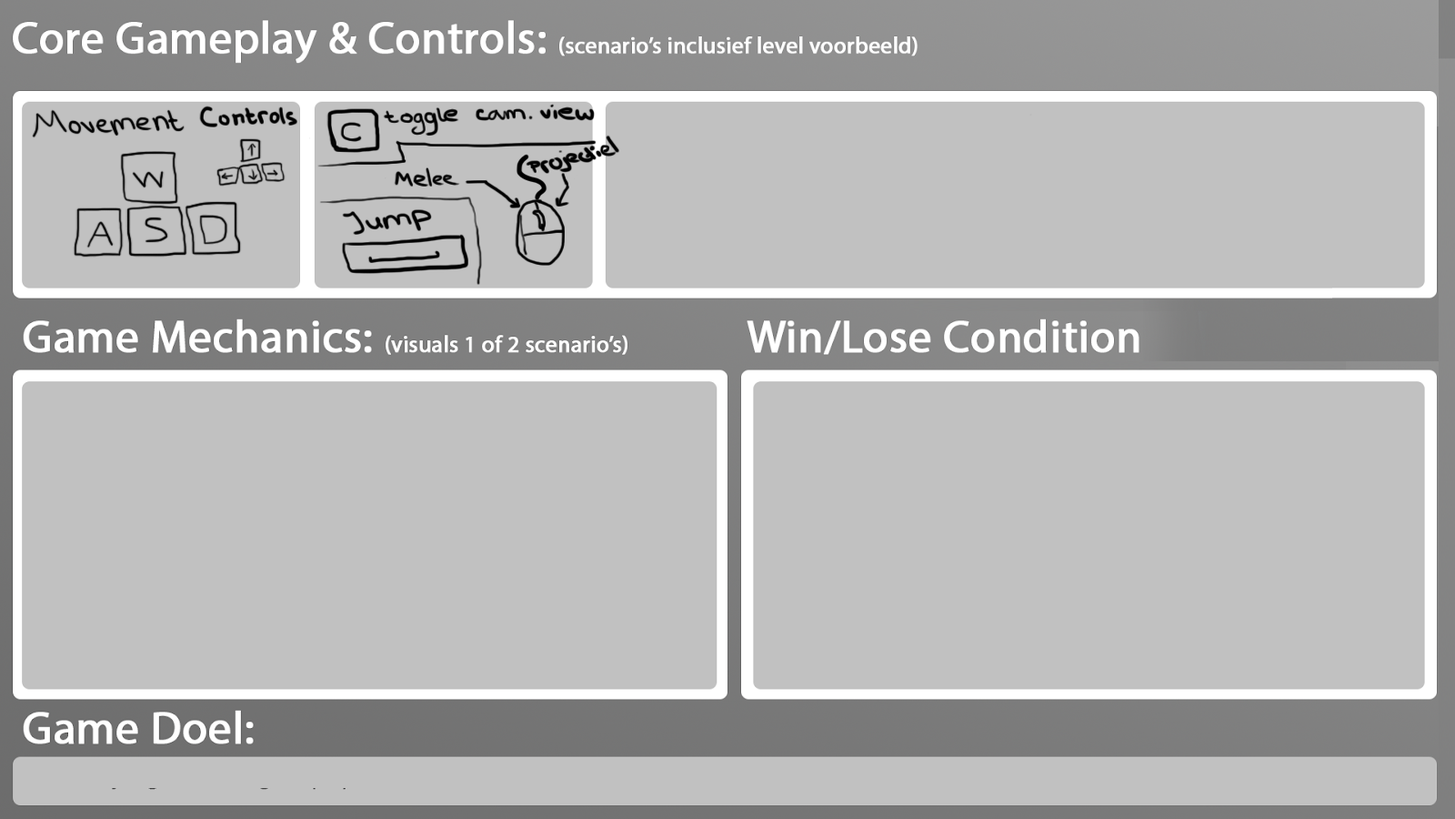
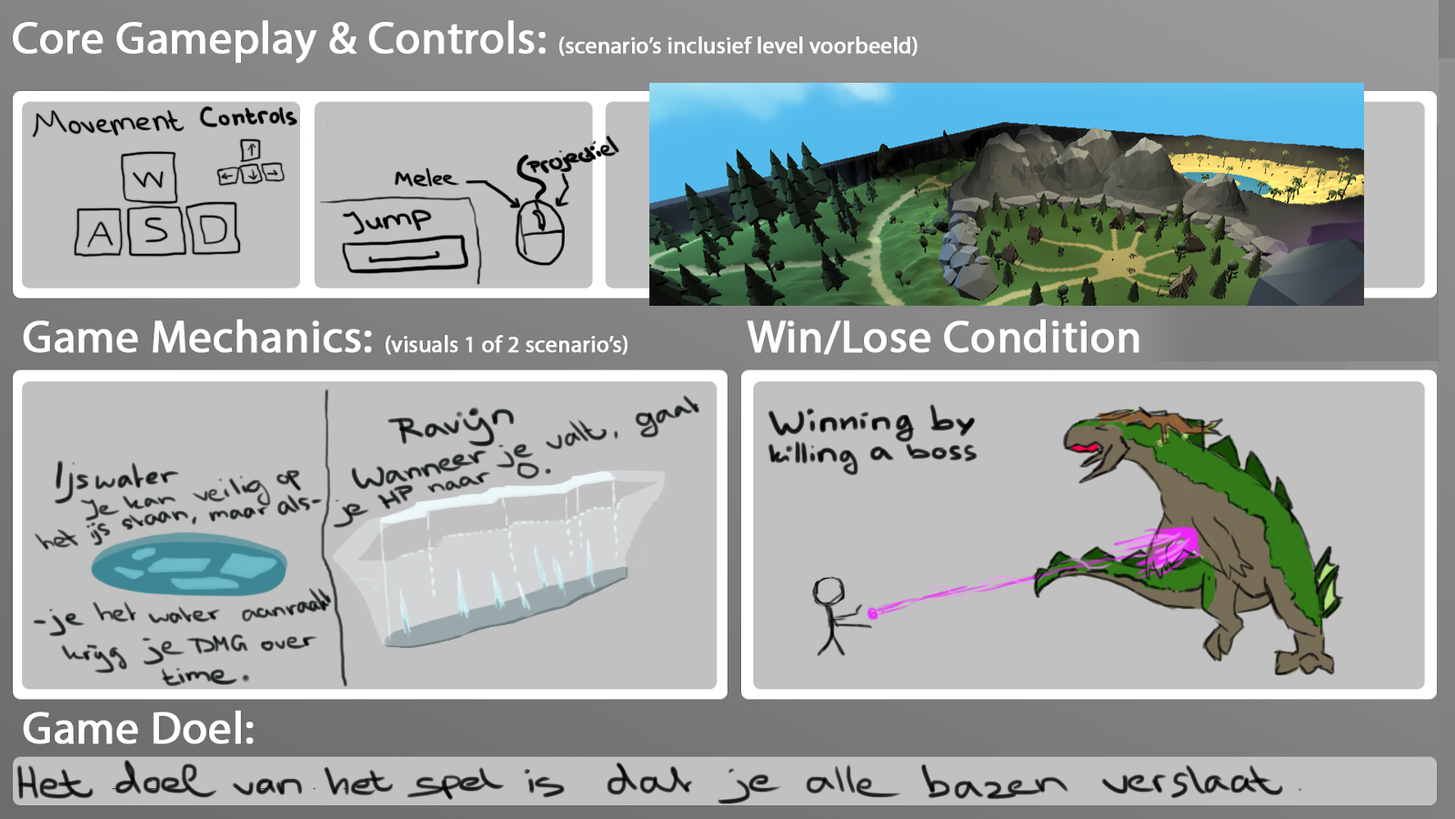
Layer changes from the first 1455 × 819 image to the second:
painted on "Layer 2" over bbox(16, 103, 1346, 805)
added layer "Layer 5" above "Layer 3" over bbox(649, 82, 1365, 306)
added layer "Layer 3" above "Layer 4" over bbox(382, 406, 1338, 654)
added layer "Layer 4" above "Layer 1" over bbox(1031, 416, 1344, 676)
